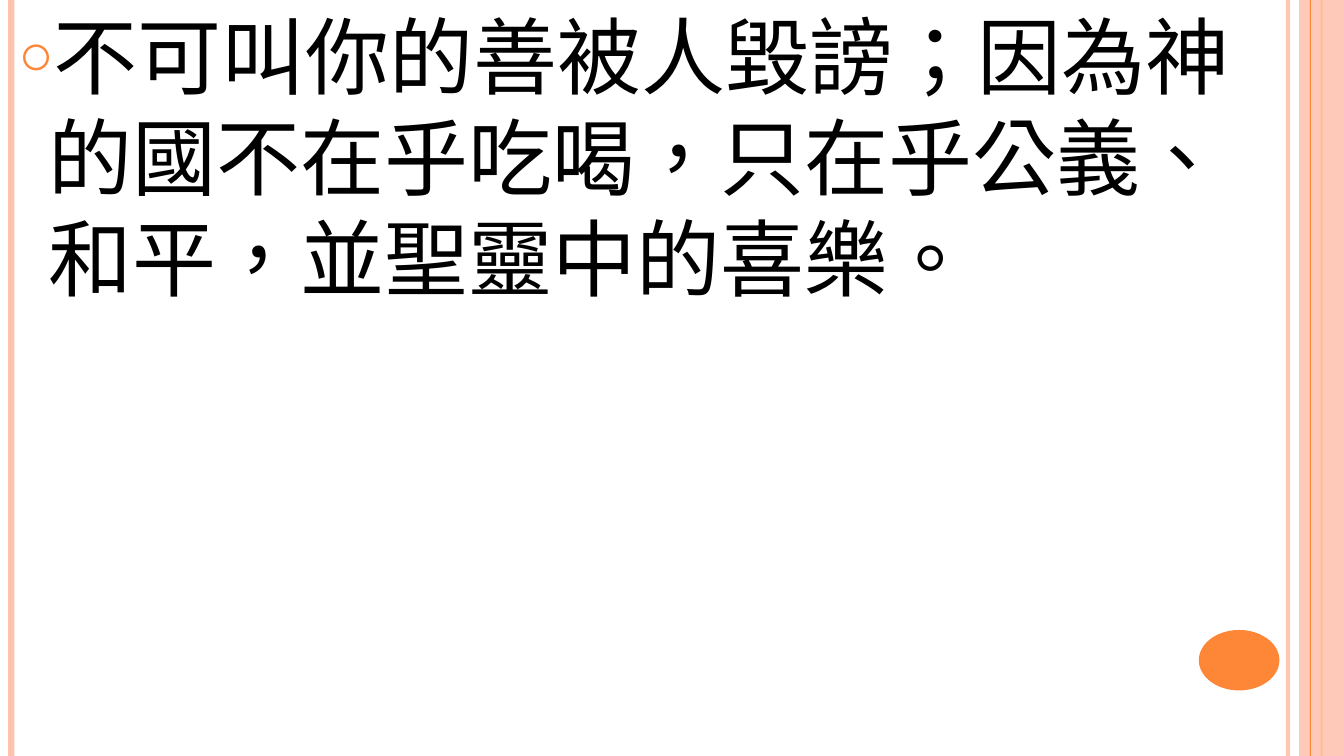
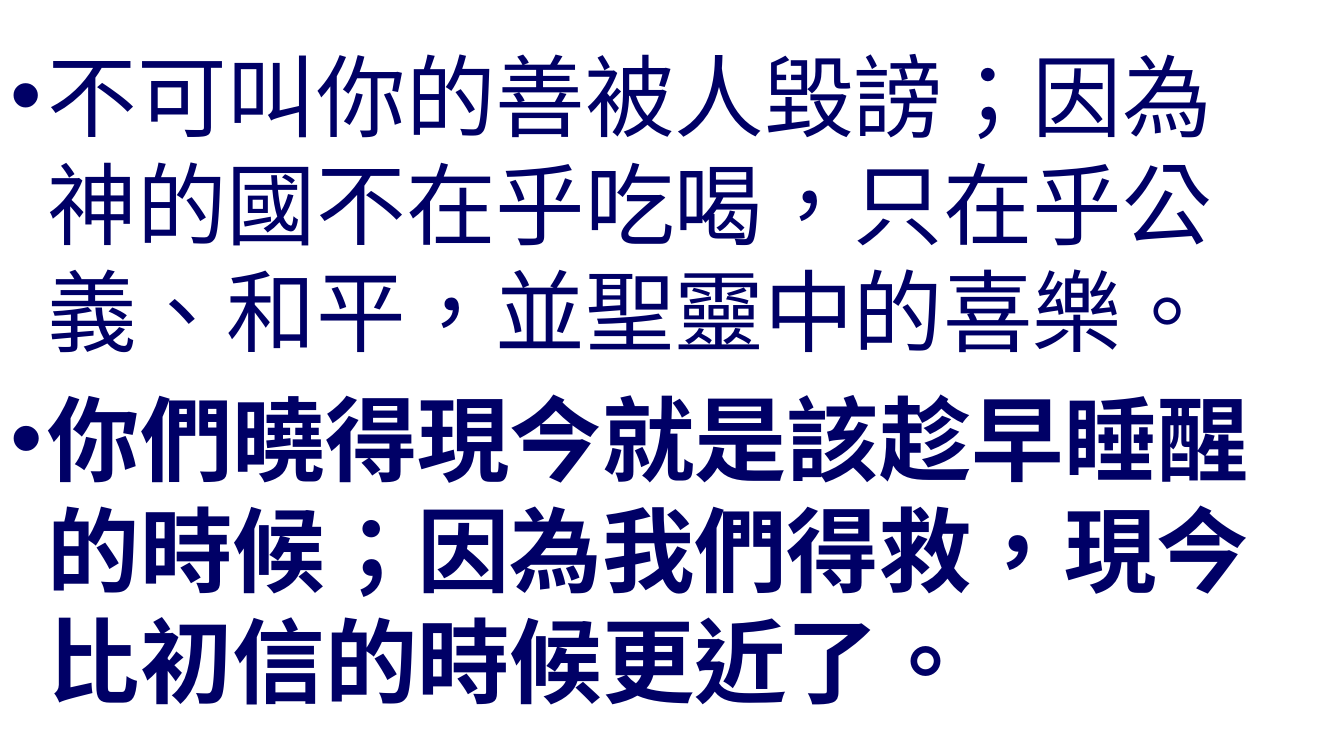
Before and after one commit to batisuoc/worship-resources, a slide deck: slide 5 of 74為鹽為光.pptx. Drawn at 1344x756 pixels with LibreOffice and Linux fonts; fonts in the diff are those of the drawing; background and template pictures are left out. Boxes give left, top, right and bottom in pixels: in the first picture for what was removed or moved away, otherwise in the second. Text is boxed around its words. In the diff, an @@ line names an element or a change of style, - is before the commit and + after.

```diff
--- a/74為鹽為光.pptx
+++ b/74為鹽為光.pptx
@@ text "不可叫你的善被人毀謗；因為神的國不在乎吃喝，只在乎公義、和平，並聖靈中的喜樂。": place and size @@
-text "不可叫你的善被人毀謗；因為神的國不在乎吃喝，只在乎公義、和平，並聖靈中的喜樂。" at box(49, 16, 1230, 297)
+text "不可叫你的善被人毀謗；因為神的國不在乎吃喝，只在乎公義、和平，並聖靈中的喜樂。" at box(48, 54, 1249, 705)
@@ text "不可叫你的善被人毀謗；因為神的國不在乎吃喝，只在乎公義、和平，並聖靈中的喜樂。" at box(48, 54, 1249, 705): vertical alignment top to middle @@
@@ line removed from (11, 0) to (11, 756) @@
@@ line removed from (1289, 0) to (1289, 756) @@
@@ rectangle removed at box(1300, 0, 1344, 756) @@
@@ line removed from (1311, 0) to (1311, 756) @@
@@ line removed from (1322, 0) to (1322, 756) @@
@@ text at box(48, 54, 1212, 353): size 60 to 64 pt, text colour #000000 to #000066 in "不可叫你的善被人毀謗；因為神的國不在乎吃喝，只在乎公義、和平，並聖靈中的喜樂。"; bullet ○ to •; more space between paragraphs @@
@@ text at box(48, 394, 1249, 705): paragraph added @@
+• 你們曉得現今就是該趁早睡醒的時候；因為我們得救，現今比初信的時候更近了。
@@ ellipse removed at box(1199, 630, 1279, 691) @@
```
Also in this commit, not shown: 6 other slides changed, 1 slide removed, 3 other files.
